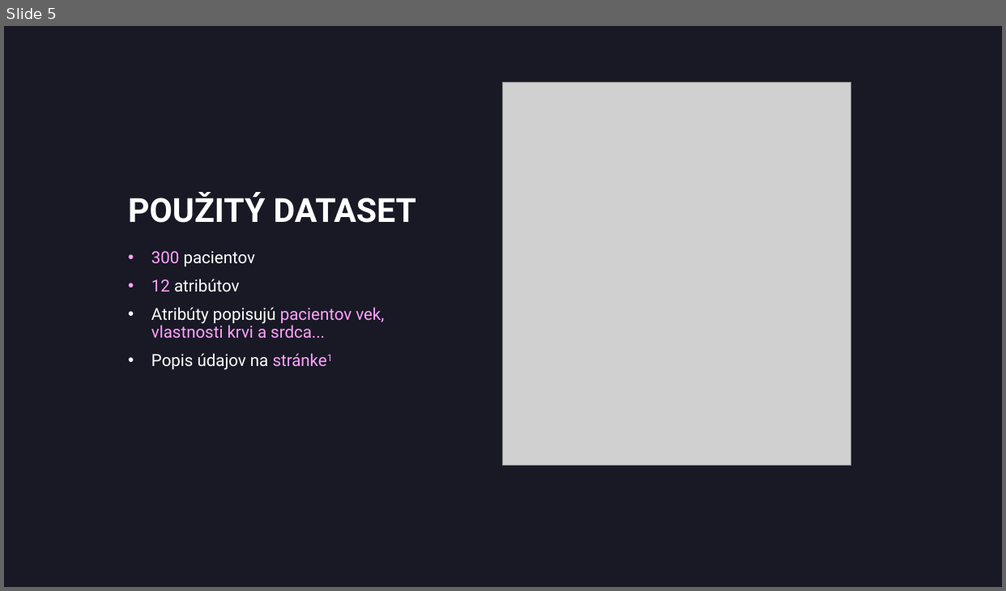
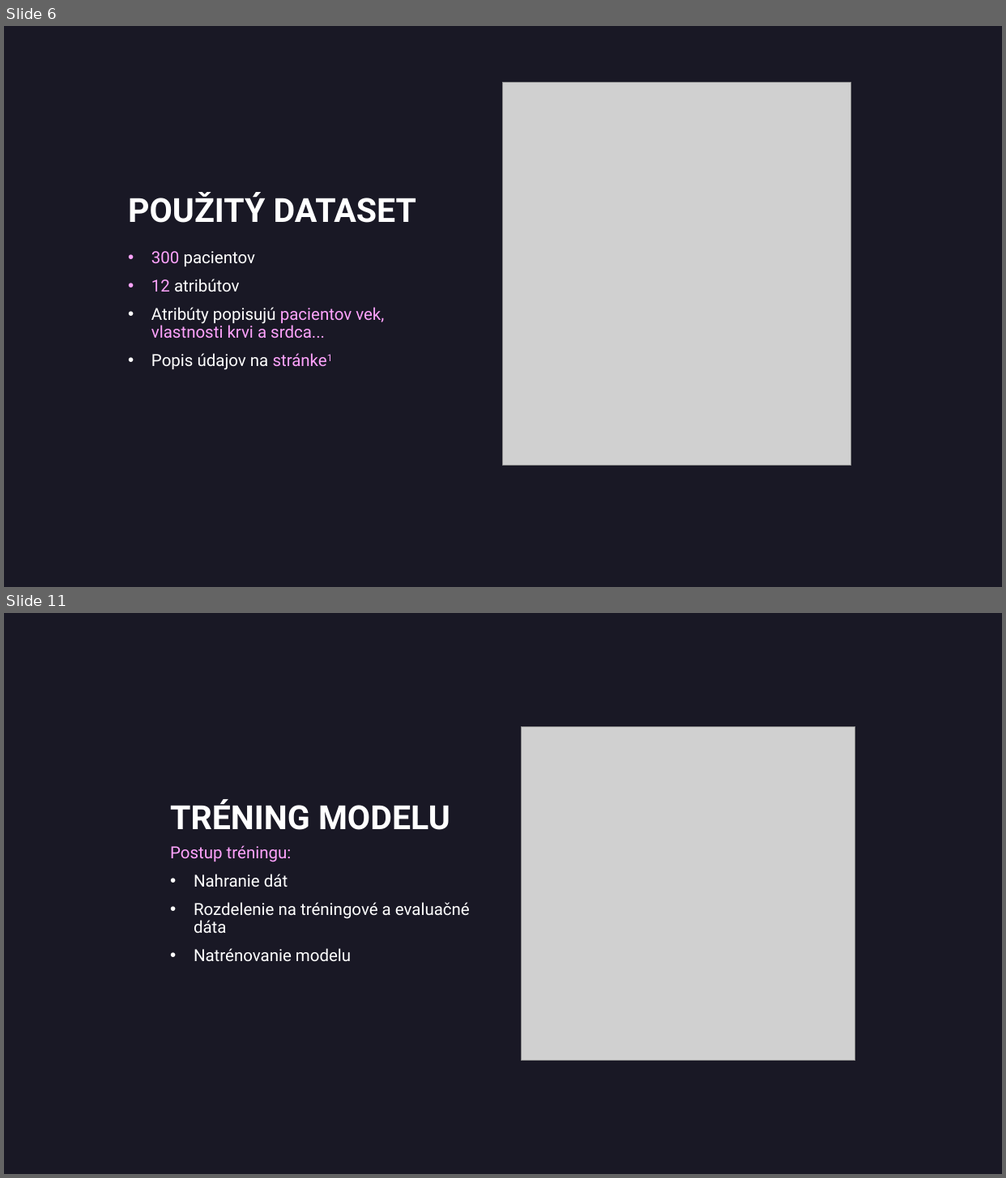
Before and after one commit to cenkner-maximilian/Predikcia-umrtnosti-u-pacientov-so-srdcovym-zlyhanim, a slide deck: slide-deck.pptx. Shown one above the other, each under a label of ours: slide 5 before the commit, slides 6 and 11 after it; the slides between them are not shown. The pictures are 1006x591 and 1006x1178 pixels, drawn with LibreOffice and Linux fonts; fonts in the diff are those of the drawing; grey boxes stand for pictures. Boxes give left, top, right and bottom in pixels: in the first picture for what was removed or moved away, otherwise in the second. Text is boxed around its words. In the diff, an @@ line names an element or a change of style, - is before the commit and + after.

```diff
--- a/slide-deck.pptx
+++ b/slide-deck.pptx
@@ slide 11 added at (4, 613, 1002, 1174), background #191825 @@
@@ picture added at (522, 726, 855, 1061) @@
@@ title added at (170, 799, 450, 830), 32 pt, text #FFFFFF, bold @@
+TRÉNING MODELU
@@ text added at (170, 845, 470, 961), 16 pt, text #FFFFFF @@
+Postup tréningu:
+• Nahranie dát
+• Rozdelenie na tréningové a evaluačné dáta
+• Natrénovanie modelu
@@ what was slide 5 is now slide 6 @@
```
Also in this commit, not shown: 4 slides changed, 7 other slides added, 1 slide removed, 1 other file.
